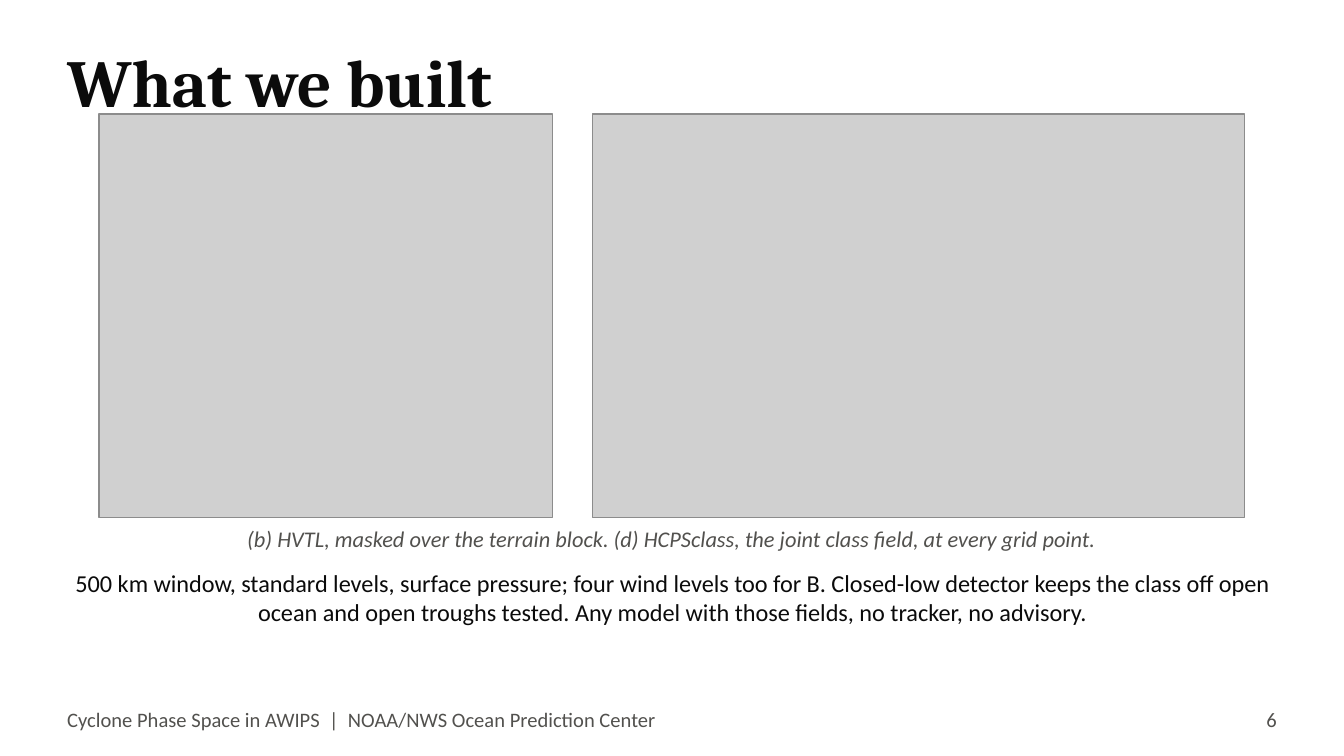
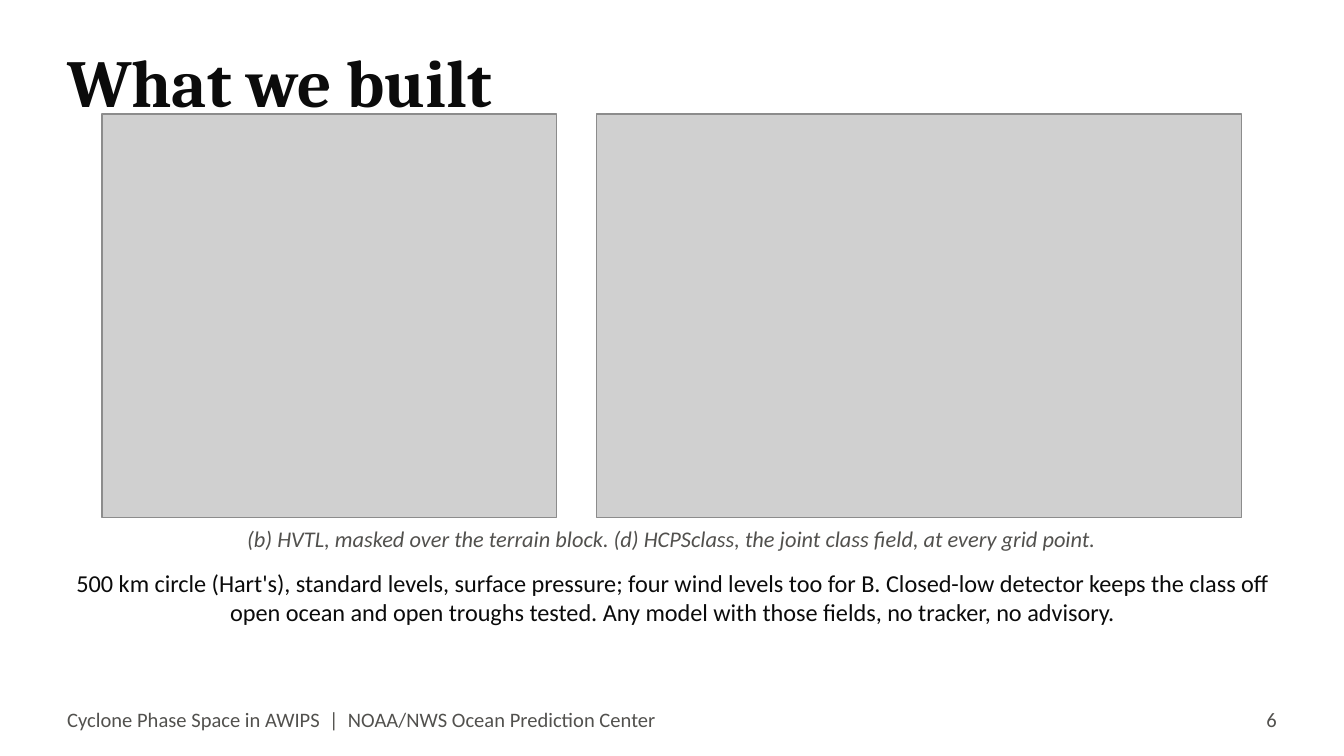
Before and after one commit to jkrek17/awips-tools, a slide deck: slide 6 of cyclone_phase_space/docs/TALK.pptx. Drawn at 1344x756 pixels with LibreOffice and Linux fonts; fonts in the diff are those of the drawing; grey boxes stand for pictures. Boxes give left, top, right and bottom in pixels: in the first picture for what was removed or moved away, otherwise in the second. Text is boxed around its words. In the diff, an @@ line names an element or a change of style, - is before the commit and + after.

```diff
--- a/cyclone_phase_space/docs/TALK.pptx
+++ b/cyclone_phase_space/docs/TALK.pptx
@@ picture: place and size @@
-picture at (99,114,552,517)
+picture at (102,114,556,517)
@@ picture: place and size @@
-picture at (593,114,1245,517)
+picture at (597,114,1242,517)
@@ text at (76,574,1268,625): text changed @@
-500 km window, standard levels, surface pressure; four wind levels too for B. Closed-low detector keeps the class off open ocean and open troughs tested. Any model with those fields, no tracker, no advisory.
+500 km circle (Hart's), standard levels, surface pressure; four wind levels too for B. Closed-low detector keeps the class off open ocean and open troughs tested. Any model with those fields, no tracker, no advisory.
```
Also in this commit, not shown: 2 other slides changed, 32 other files.
